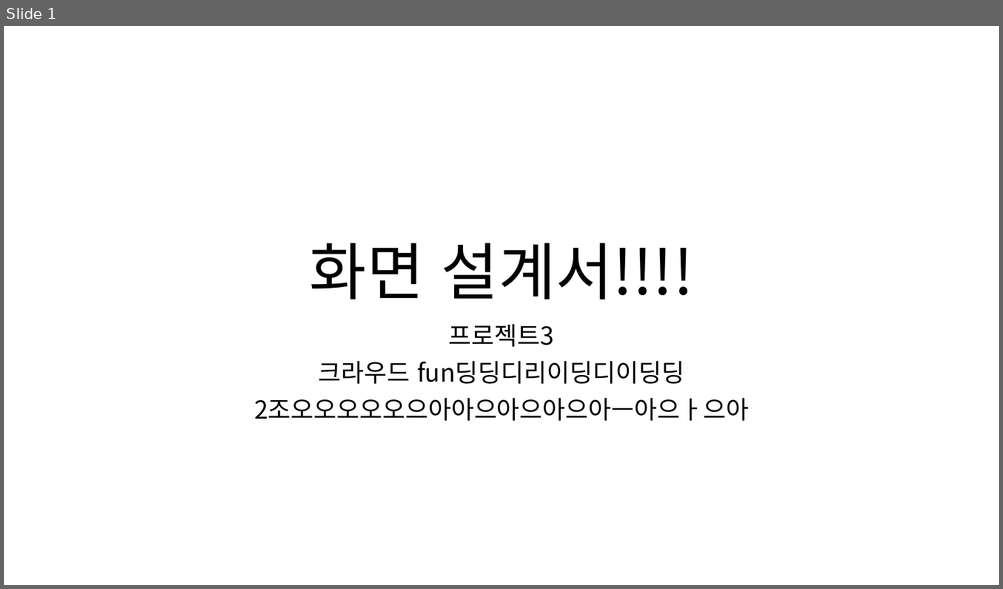
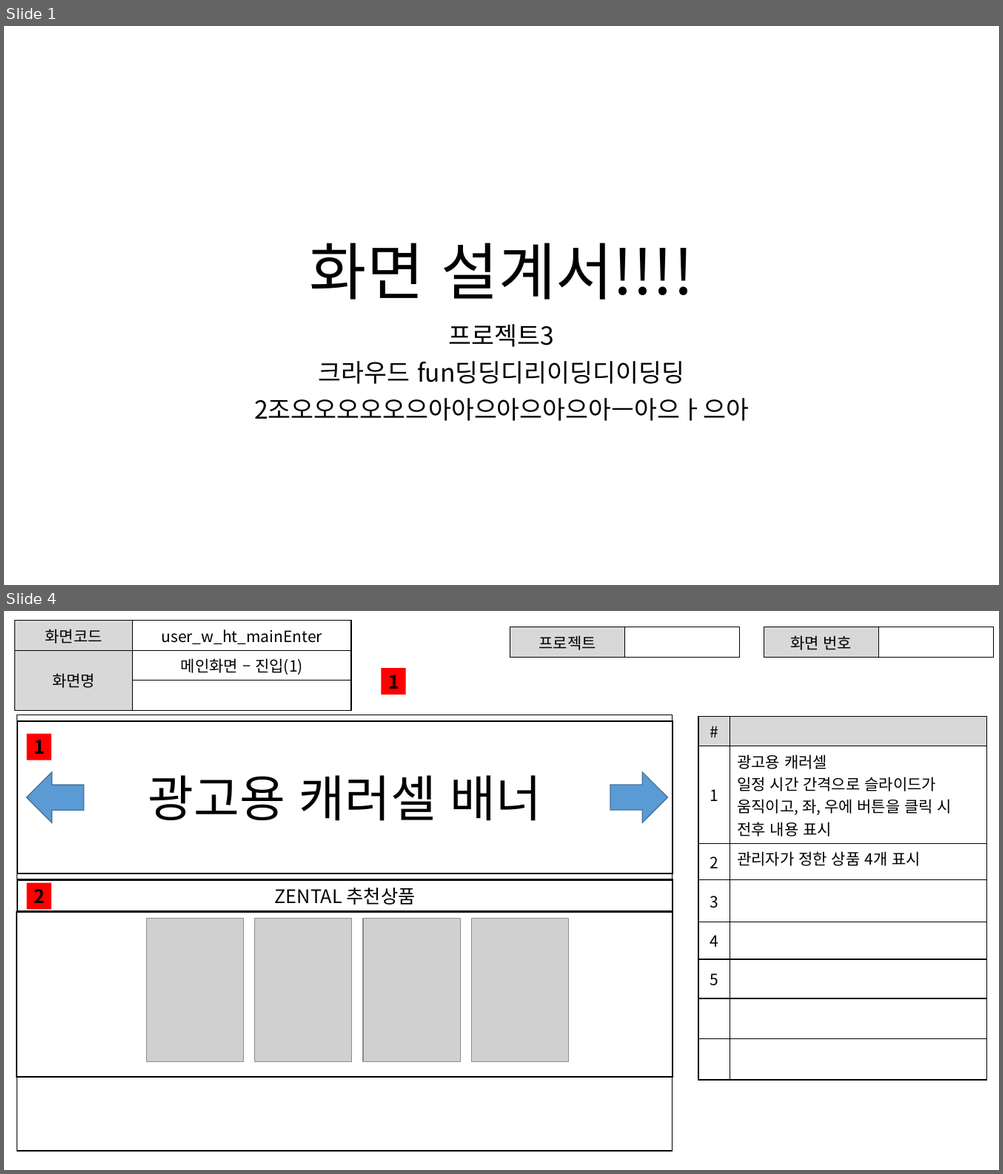
Before and after one commit to ezenteam2/RentalEquip, a slide deck: 0 발표용 파워포인트/0313 2차발표/0313 project04 - 파워포인트 - 현태.pptx. Shown one above the other, each under a label of ours: slide 1 before the commit, slides 1 and 4 after it; the slides between them are not shown. The pictures are 1003x589 and 1003x1174 pixels, drawn with LibreOffice and Linux fonts; fonts in the diff are those of the drawing; grey boxes stand for pictures. Boxes give left, top, right and bottom in pixels: in the first picture for what was removed or moved away, otherwise in the second. Text is boxed around its words. In the diff, an @@ line names an element or a change of style, - is before the commit and + after.

```diff
--- a/0 발표용 파워포인트/0313 2차발표/0313 project04 - 파워포인트 - 현태.pptx
+++ b/0 발표용 파워포인트/0313 2차발표/0313 project04 - 파워포인트 - 현태.pptx
@@ slide 4 added at bbox=[4, 611, 999, 1170], background #FFFFFF @@
@@ table added at bbox=[14, 621, 351, 699], 3 rows, 2 columns @@
+화면코드 | user_w_ht_mainEnter
+화면명 | 메인화면 – 진입(1)
+ | 
@@ table added at bbox=[510, 627, 740, 653], 1 rows, 2 columns @@
+프로젝트 | 
@@ table added at bbox=[763, 627, 993, 653], 1 rows, 2 columns @@
+화면 번호 | 
@@ rectangle added at bbox=[381, 669, 405, 695], fill #FF0000, 18 pt, text #000000, bold @@
+1
@@ rectangle added at bbox=[17, 715, 671, 1151], outline #000000 1 pt @@
@@ rectangle added at bbox=[17, 721, 673, 874], outline #000000 1.5 pt, 48 pt, text #000000 @@
+광고용 캐러셀 배너
@@ table added at bbox=[699, 716, 987, 1062], 8 rows, 2 columns @@
+# | 
+1 | 광고용 캐러셀 / 일정 시간 간격으로 슬라이드가 움직이고, 좌, 우에 버튼을 클릭 시 전후 내용 표시
+2 | 관리자가 정한 상품 4개 표시
+3 | 
+4 | 
+5 | 
+ | 
+ | 
@@ rectangle added at bbox=[26, 734, 51, 760], fill #FF0000, 18 pt, text #000000, bold @@
+1
@@ right arrow added at bbox=[26, 772, 84, 823], fill #5B9BD5, outline #43739E 1 pt @@
@@ right arrow added at bbox=[610, 772, 667, 823], fill #5B9BD5, outline #43739E 1 pt @@
@@ rectangle added at bbox=[17, 880, 673, 912], outline #000000 1.5 pt, 18 pt, text #000000 @@
+ZENTAL 추천상품
@@ rectangle added at bbox=[26, 883, 51, 909], fill #FF0000, 18 pt, text #000000, bold @@
+2
@@ rectangle added at bbox=[17, 911, 672, 1077], outline #000000 1.5 pt @@
@@ picture added at bbox=[147, 918, 244, 1062] @@
@@ picture added at bbox=[255, 918, 352, 1062] @@
@@ picture added at bbox=[363, 918, 460, 1062] @@
@@ picture added at bbox=[471, 918, 568, 1062] @@
```
Also in this commit, not shown: 8 other slides added, 2 other files.
